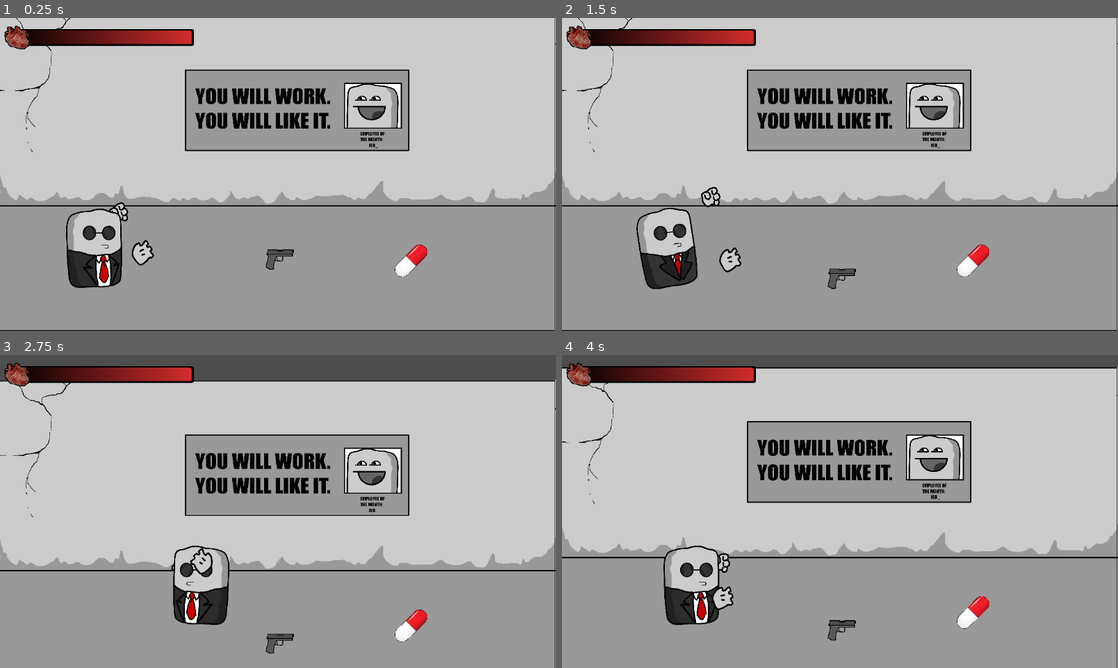
Above: before the commit, frames 1-4 (two rows, left to right).
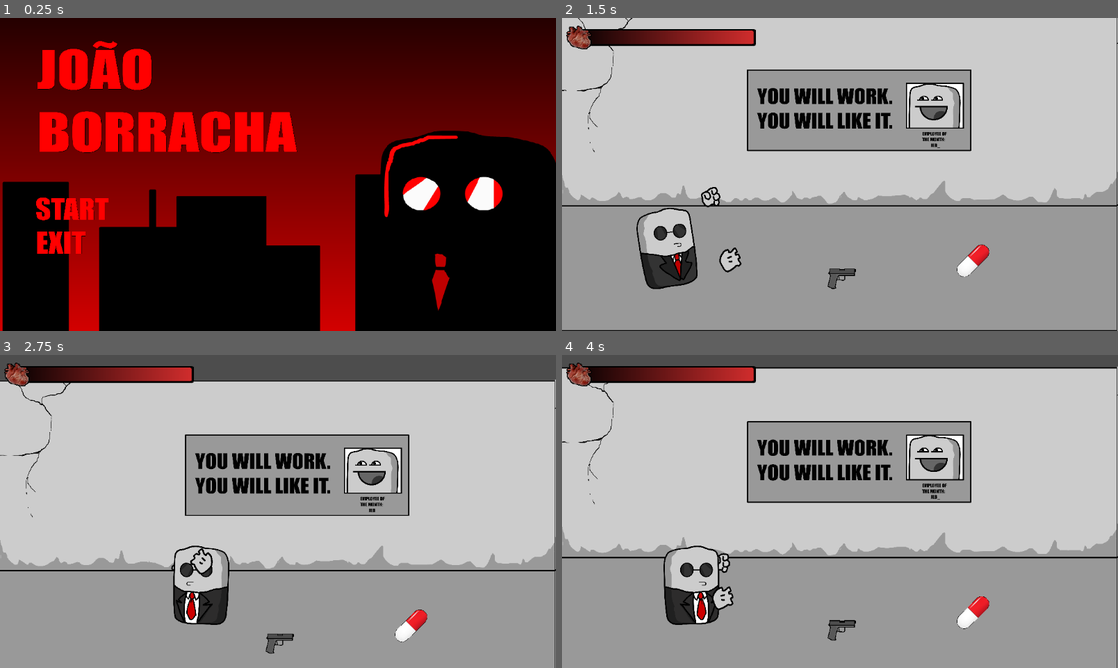
Above: after the commit, the same moments.

Repository: PH1LIPPUS/JoaoBorracha
Game: Godot game, scene res://Sceens/main.tscn
Two runs of this game, one before a commit and one after it. Both use one fixed random seed, a clock stepped at 60 frames per second and the inputs below. Before the commit the project starts from res://Sceens/game.tscn. Video files are missing from this copy of the repository; at most half a second of black plays in their place.
Inputs (mouse positions are in pixels of both pictures, inside the frame that each line leads up to):
- Up to frame 1 (0.25 s): no input
- Up to frame 2 (1.5 s): click (634, 208) at 0.52 s; move the mouse to (962, 158) at 1.27 s; hold D (right) from 1.28 s (still down); hold Q (drop) from 1.28 s (still down)
- Up to frame 3 (2.75 s): keep holding D (right); tap Space (jump) at 1.52, 1.82, 2.27, 2.57 s; tap E (pickup) at 1.55, 2.1 s; move the mouse to (166, 527) at 2.02 s; release Q (drop) at 2.03 s; tap Shift (run) at 2.3 s
- Up to frame 4 (4 s): move the mouse to (895, 442) at 2.77 s; release D (right) at 2.78 s; hold A (left) 2.78-3.53 s; hold Shift (run) 2.78-3.53 s; tap Space (jump) at 3.05, 3.6, 3.77 s; move the mouse to (812, 574) at 3.52 s; hold D (right) from 3.53 s (still down); tap Q (drop) at 3.8 s

The runs differ from the first frame. In frame 1, 99% of the frame differs, in the area x 0-100%, y 0-100%; in frame 2, less than 0.1%; in frame 3, less than 0.1%; in frame 4, less than 0.1%.

Commit message:
apanhar e dropar

Diff:
--- a/joaoborracha/Player/grab_area.gd
+++ /dev/null
@@ -1,14 +0,0 @@
-extends Area2D
-
-@export var inareawp = false
-
-func _on_body_entered(body: Node2D) -> void:
-	if body.is_in_group("weapon") :
-		inareawp= true
-		print("entrou")
-
-
-func _on_body_exited(body: Node2D) -> void:
-	if body.is_in_group("weapon"):
-		inareawp= false
-		print("saiu")
--- a/joaoborracha/Player/player.gd
+++ b/joaoborracha/Player/player.gd
@@ -64,6 +64,8 @@
 	weapon_in_area = is_weapon_in_area
 
 func _input(event):
+	if event.is_action_pressed("shoot"):
+		shoot()
 	if event.is_action_pressed("ui_0"):
 		test_take_damage()
 	if event.is_action_pressed("pickup") and weapon_in_area:
@@ -201,7 +203,12 @@
 		hright.flip_v = false
 		hleft.flip_v = false
 
-	update_weapon_flip()
+	# Update weapon flip ONLY based on mouse position, not player movement
+	if has_weapon and $RightHand/Marker2D.get_child_count() > 0:
+		var weapon = $RightHand/Marker2D.get_child(0)
+		if weapon.has_method("update_flip"):
+			weapon.update_flip(mouse_pos.x < global_position.x)
+
 func update_animation():
 	if not sprite:
 		return
@@ -262,14 +269,48 @@
 	if has_weapon:
 		return
 
+	# Procurar por armas próximas através da área de pickup
+	var pickup_area = $RightHand/PickupArea  # Assumindo que você está usando a área da mão direita
+
+	if pickup_area:
+		# Verificar se há armas na área de pickup
+		var weapons_in_area = []
+		for body in pickup_area.get_overlapping_bodies():
+			if body.is_in_group("weapons"):
+				weapons_in_area.append(body)
+
+		if weapons_in_area.size() > 0:
+			var weapon = weapons_in_area[0]
+
+			# Remover a arma completamente da cena atual
+			weapon.get_parent().remove_child(weapon)
+
+			# Adicionar a arma ao Marker2D da mão direita
+			$RightHand/Marker2D.add_child(weapon)
+
+			# Configurar a arma
+			weapon.position = Vector2.ZERO
+			weapon.being_held = true
+			weapon.freeze = true
+
+			# Desativar colisões temporariamente
+			weapon.set_collision_layer_value(1, false)  # Não colide com o mundo
+			weapon.set_collision_mask_value(1, false)   # Não detecta colisões com o mundo
+
+			if weapon.has_method("_on_picked_up"):
+				weapon._on_picked_up()
+
+			has_weapon = true
+			return
+
+	# Caso não encontre uma arma para pegar, você pode instanciar uma nova se quiser
+	# (opcional, mantenha isso se quiser que o jogador sempre tenha uma arma)
 	var pistol_scene = load("res://Resources/Guns/Pistol/pistol.tscn")
 	var pistol_instance = pistol_scene.instantiate()
-
-	# Adiciona como filho do Marker2D
 	$RightHand/Marker2D.add_child(pistol_instance)
-
-	# Configura posição inicial
 	pistol_instance.position = Vector2.ZERO
+	pistol_instance.being_held = true
+	pistol_instance.freeze = true
 
 	if pistol_instance.has_method("_on_picked_up"):
 		pistol_instance._on_picked_up()
@@ -280,17 +321,35 @@
 	if has_weapon and $RightHand/Marker2D.get_child_count() > 0:
 		var weapon = $RightHand/Marker2D.get_child(0)
 		$RightHand/Marker2D.remove_child(weapon)
+
+		# Adicionar a arma de volta à cena do jogo (como filha do nó pai do jogador)
 		get_parent().add_child(weapon)
 
-		# Reativa a física
+		# Reativar física e colisões
 		weapon.being_held = false
 		weapon.freeze = false
-		weapon.set_collision_layer_value(1, true)
-		weapon.set_collision_mask_value(1, true)
-
-		# Posiciona onde estava a mão
+		weapon.set_collision_layer_value(1, true)  # Colide com o mundo
+		weapon.set_collision_mask_value(1, true)   # Detecta colisões com o mundo
+
+		# Posicionar onde estava a mão
 		weapon.global_position = $RightHand.global_position
 		weapon.linear_velocity = velocity  # Herda velocidade do jogador
+
+		# Temporariamente desativar colisão com o jogador para evitar bugs
+		weapon.set_collision_layer_value(2, false)  # Não colide com o jogador
+		weapon.set_collision_mask_value(2, false)   # Não detecta colisões com o jogador
+
+		# Timer para reativar colisão com o jogador após 1 segundo
+		var timer = Timer.new()
+		weapon.add_child(timer)
+		timer.wait_time = 1.0
+		timer.one_shot = true
+		timer.timeout.connect(func():
+			weapon.set_collision_layer_value(2, true)
+			weapon.set_collision_mask_value(2, true)
+			timer.queue_free()
+		)
+		timer.start()
 
 		has_weapon = false
 
@@ -298,10 +357,10 @@
 	if has_weapon and $RightHand/Marker2D.get_child_count() > 0:
 		var weapon = $RightHand/Marker2D.get_child(0)
 		if weapon.has_method("update_flip"):
-			# Se a arma tem seu próprio método para lidar com flip
-			weapon.update_flip(sprite.flip_h)
-		else:
-			# Método genérico
-			weapon.scale.y = -1 if sprite.flip_h else 1
-			# Ajuste adicional para a posição se necessário
-			weapon.position.y = abs(weapon.position.y) * (-1 if sprite.flip_h else 1)
+			# Use only mouse position to determine flip
+			var mouse_pos = get_global_mouse_position()
+			weapon.update_flip(mouse_pos.x < global_position.x)
+
+
+func shoot():
+	pass
--- a/joaoborracha/Resources/Guns/Bullets/bullet.gd
+++ b/joaoborracha/Resources/Guns/Bullets/bullet.gd
@@ -1,22 +1,14 @@
-extends Area2D
+extends CharacterBody2D
 
-var speed: float = 500.0
-var velocity: Vector2 = Vector2.ZERO
-var damage: int = 1
-var lifetime: float = 2.0  # Tempo até a bala desaparecer
-
-func set_velocity(direction: Vector2):
-	velocity = direction
+var pos:Vector2
+var rota:float
+var dir: float
+var speed= 200
 
 func _ready():
-	# Destrói a bala após um tempo se não acertar nada
-	await get_tree().create_timer(lifetime).timeout
-	queue_free()
+	global_position=pos
+	global_rotation=rota
 
 func _physics_process(delta):
-	position += velocity * delta
-
-func _on_body_entered(body):
-	if body.has_method("receber_dano"):
-		body.receber_dano(damage)
-	queue_free()
+	velocity=Vector2(speed, 0).rotated(dir)
+	move_and_slide()
--- a/joaoborracha/Resources/Guns/Bullets/bullet.tscn
+++ b/joaoborracha/Resources/Guns/Bullets/bullet.tscn
@@ -6,13 +6,19 @@
 [sub_resource type="RectangleShape2D" id="RectangleShape2D_lw4yq"]
 size = Vector2(45, 20)
 
-[node name="bullet" type="Node2D"]
+[node name="bullet" type="CharacterBody2D"]
 script = ExtResource("1_imi6u")
+
+[node name="CollisionShape2D" type="CollisionShape2D" parent="."]
+position = Vector2(2.5, 2)
+shape = SubResource("RectangleShape2D_lw4yq")
 
 [node name="ShellSmall" type="Sprite2D" parent="."]
 position = Vector2(3, 2)
 texture = ExtResource("2_0eiik")
 
-[node name="CollisionShape2D" type="CollisionShape2D" parent="ShellSmall"]
-position = Vector2(-0.5, 0)
+[node name="Area2D" type="Area2D" parent="."]
+
+[node name="CollisionShape2D" type="CollisionShape2D" parent="Area2D"]
+position = Vector2(2.5, 2)
 shape = SubResource("RectangleShape2D_lw4yq")
--- a/joaoborracha/Resources/Guns/Pistol/pistol.gd
+++ b/joaoborracha/Resources/Guns/Pistol/pistol.gd
@@ -2,33 +2,38 @@
 
 var being_held = false
 var holder: Node2D = null
-var flip_offset: Vector2 = Vector2(15, 0)  # Offset padrão
-var normal_offset: Vector2 = Vector2(15, 0)  # Offset quando não está invertido
+var flip_offset: Vector2 = Vector2(0, 32)  # Offset when flipped left
+var normal_offset: Vector2 = Vector2(0, 0)  # Offset when not flipped (right)
+var original_collision_layer = 0
+var original_collision_mask = 0
+
+func _ready():
+	# Store original collision settings
+	original_collision_layer = collision_layer
+	original_collision_mask = collision_mask
+
+	# Add to "weapons" group for easier reference
+	add_to_group("weapons")
 
 func _on_picked_up():
 	being_held = true
-	set_collision_layer_value(1, false)  # Desativa colisão
-	set_collision_mask_value(1, false)
 	freeze = true
-	holder = get_parent()  # RightHand/Marker2D
+	visible = true  # Garantir que está visível na mão
 
-func _process(delta):
-	if being_held and holder:
-		# Segue a posição global da mão
-		global_position = holder.global_position
-		global_rotation = holder.global_rotation
+	# Desativar colisões enquanto estiver sendo segurada
+	set_collision_layer_value(1, false)  # Camada do mundo
+	set_collision_mask_value(1, false)   # Máscara do mundo
 
-		# Verifica se o player está virado usando o holder hierarchy
-		if holder.has_node("../player"):  # Verifica se existe um nó player no parent
-			var player = holder.get_node("../player")
-			if player is AnimatedSprite2D:
-				if player.flip_h:
-					position = Vector2(-15, 0)  # Offset quando virado
-					scale.y = -1
-				else:
-					position = normal_offset
-					scale.y = 1
+# Update flip based on mouse position relative to player
+func update_flip(is_flipped: bool):
+	if is_flipped:
+		position = flip_offset
+		scale.y = -1
+	else:
+		position = normal_offset
+		scale.y = 1
 
-func _on_pickup_area_body_entered(body: Node2D) -> void:
-	if body.is_in_group("player"):
-		print("Arma pode ser pega pelo player")
+var bullet_path=preload("res://Resources/Guns/Bullets/bullet.tscn")
+
+func shoot():
+	print("aa")
--- a/joaoborracha/Sceens/cutsceen.tscn
+++ b/joaoborracha/Sceens/cutsceen.tscn
@@ -1,15 +1,14 @@
-[gd_scene load_steps=6 format=3 uid="uid://jqbjgv6vxruj"]
+[gd_scene load_steps=5 format=3 uid="uid://jqbjgv6vxruj"]
 
 [ext_resource type="Script" uid="uid://bmig5dpbvw4fp" path="res://Scrips/cutsceen.gd" id="1_4ixod"]
-[ext_resource type="VideoStream" uid="uid://cusxnp7gykpmv" path="res://Resources/johnnyOrigin.ogv" id="2_lp7eo"]
-[ext_resource type="Texture2D" uid="uid://c4v03ilq57b0k" path="res://Resources/resources/sprites/ui/text/skip.png" id="3_6my6n"]
+[ext_resource type="VideoStream" uid="uid://bfg28n4e725q1" path="res://Resources/johnnyOrigin.ogv" id="2_lp7eo"]
 [ext_resource type="Texture2D" uid="uid://cx75fenxqq8wp" path="res://Resources/resources/sprites/ui/text/skip1.png" id="4_6my6n"]
 
 [sub_resource type="SpriteFrames" id="SpriteFrames_jwoqj"]
 animations = [{
 "frames": [{
 "duration": 1.0,
-"texture": ExtResource("3_6my6n")
+"texture": ExtResource("4_6my6n")
 }],
 "loop": true,
 "name": &"idle",
@@ -52,6 +51,7 @@
 focus_mode = 0
 flat = true
 
+[connection signal="finished" from="VideoStreamPlayer" to="." method="_on_video_stream_player_finished"]
 [connection signal="mouse_entered" from="AnimatedSprite2D/Skip" to="." method="_on_skip_mouse_entered"]
 [connection signal="mouse_exited" from="AnimatedSprite2D/Skip" to="." method="_on_skip_mouse_exited"]
 [connection signal="pressed" from="AnimatedSprite2D/Skip" to="." method="_on_skip_pressed"]
--- a/joaoborracha/Sceens/game.tscn
+++ b/joaoborracha/Sceens/game.tscn
@@ -1,6 +1,6 @@
 [gd_scene load_steps=11 format=3 uid="uid://bahbug2nbbn0r"]
 
-[ext_resource type="Script" uid="uid://bpoxqlr83unm1" path="res://Sceens/game.gd" id="1_8dnjt"]
+[ext_resource type="Script" uid="uid://bpoxqlr83unm1" path="res://Scrips/game.gd" id="1_8dnjt"]
 [ext_resource type="PackedScene" uid="uid://brxp44x6qysd1" path="res://Player/player.tscn" id="1_amtq0"]
 [ext_resource type="Script" uid="uid://bgj7m8jwdnufg" path="res://Scrips/pause_menu.gd" id="1_hvt6a"]
 [ext_resource type="PackedScene" uid="uid://dsx81hqv41qad" path="res://Sceens/map.tscn" id="1_i3dsi"]
@@ -55,6 +55,23 @@
 
 [node name="Player" parent="." instance=ExtResource("1_amtq0")]
 position = Vector2(194, 460)
+walk_speed = 150.0
+run_speed = 300.0
+slow_speed = 75.0
+acceleration = 15.0
+deceleration = 20.0
+gravity = 800.0
+max_fall_speed = 900.0
+jump_force = -300.0
+air_control_factor = 0.5
+coyote_time = 0.1
+jump_buffer_time = 0.1
+hand_orbit_radius = 20.0
+hand_offset_multiplier = 0.2
+hand_move_smoothness = 10.0
+base_hand_angle_offset = 30.0
+precise_hand_transition_duration = 0.2
+max_hand_distance = 150.0
 
 [node name="PauseMenu" type="CanvasLayer" parent="."]
 process_mode = 3
--- a/joaoborracha/Sceens/map.tscn
+++ b/joaoborracha/Sceens/map.tscn
@@ -17,7 +17,7 @@
 texture = ExtResource("1_k0hrr")
 
 [node name="Bg2" type="Sprite2D" parent="."]
-position = Vector2(1729, 322)
+position = Vector2(1729, 321)
 scale = Vector2(0.278, 0.258)
 texture = ExtResource("2_omlh4")
 
--- a/joaoborracha/Scrips/cutsceen.gd
+++ b/joaoborracha/Scrips/cutsceen.gd
@@ -10,3 +10,7 @@
 
 func _on_skip_mouse_exited() -> void:
 	anim.play("idle")
+
+
+func _on_video_stream_player_finished() -> void:
+	get_tree().change_scene_to_file("res://Sceens/game.tscn")
--- a/joaoborracha/Scrips/tela_inicial.gd
+++ b/joaoborracha/Scrips/tela_inicial.gd
@@ -12,15 +12,15 @@
 
 
 func _on_start_mouse_entered() -> void:
-	play.play("idle")
+	play.play("play")
 
 func _on_start_mouse_exited() -> void:
-	play.play("sair")
+	play.play("idle")
 
 
 func _on_quit_mouse_entered() -> void:
-	sair.play("idle")
+	sair.play("sair")
 
 
 func _on_quit_mouse_exited() -> void:
-	sair.play("sair")
+	sair.play("idle")
--- a/joaoborracha/project.godot
+++ b/joaoborracha/project.godot
@@ -11,12 +11,13 @@
 [application]
 
 config/name="JoaoBorracha"
-run/main_scene="uid://bahbug2nbbn0r"
+run/main_scene="uid://wt6ly2t1kea8"
 config/features=PackedStringArray("4.4", "Forward Plus")
 config/icon="uid://b3n1ktd61c03j"
 
 [display]
 
+window/size/mode=3
 window/stretch/mode="viewport"
 
 [input]
@@ -68,7 +69,7 @@
 }
 "shoot "={
 "deadzone": 0.2,
-"events": [Object(InputEventMouseButton,"resource_local_to_scene":false,"resource_name":"","device":-1,"window_id":0,"alt_pressed":false,"shift_pressed":false,"ctrl_pressed":false,"meta_pressed":false,"button_mask":1,"position":Vector2(411, 18),"global_position":Vector2(420, 66),"factor":1.0,"button_index":1,"canceled":false,"pressed":true,"double_click":false,"script":null)
+"events": [Object(InputEventKey,"resource_local_to_scene":false,"resource_name":"","device":-1,"window_id":0,"alt_pressed":false,"shift_pressed":false,"ctrl_pressed":false,"meta_pressed":false,"pressed":false,"keycode":4194309,"physical_keycode":0,"key_label":0,"unicode":0,"location":0,"echo":false,"script":null)
 ]
 }
 
Not shown, removed: joaoborracha/Player/grab_area.gd.uid
Binary file removed: joaoborracha/Resources/Buttons/buttonSkip1.png
Not shown, removed: joaoborracha/Resources/Buttons/buttonSkip1.png.import
Binary file removed: joaoborracha/Resources/Buttons/buttonSkip2.png
Not shown, removed: joaoborracha/Resources/Buttons/buttonSkip2.png.import
Not shown, changed: joaoborracha/Resources/johnnyOrigin.ogv.uid
Not shown, added: joaoborracha/Resources/resources/johnnyOrigin.ogv.uid
Renamed: joaoborracha/Sceens/game.gd -> joaoborracha/Scrips/game.gd
Renamed: joaoborracha/Sceens/game.gd.uid -> joaoborracha/Scrips/game.gd.uid
Not shown, changed: joaoborracha/Resources/johnnyOrigin.ogv
Not shown, added: joaoborracha/Resources/johnnyOrigin.webm12104104016.tmp
Not shown, added: joaoborracha/Resources/resources/johnnyOrigin.ogv
(and 1 more such lines)
